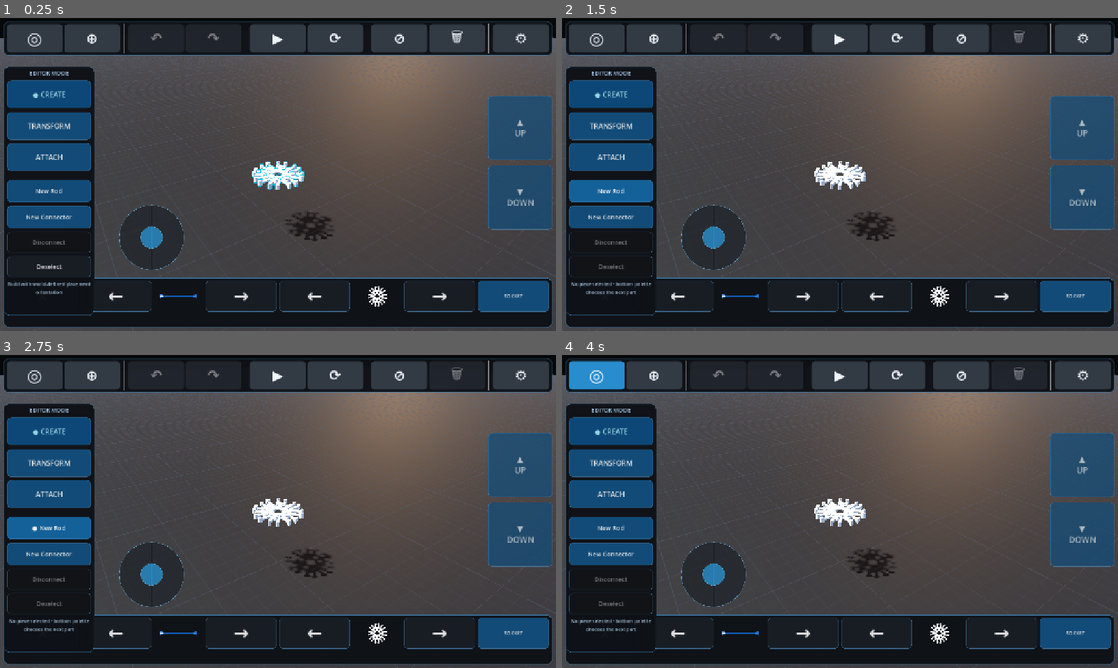
Above: before the commit, frames 1-4 (two rows, left to right).
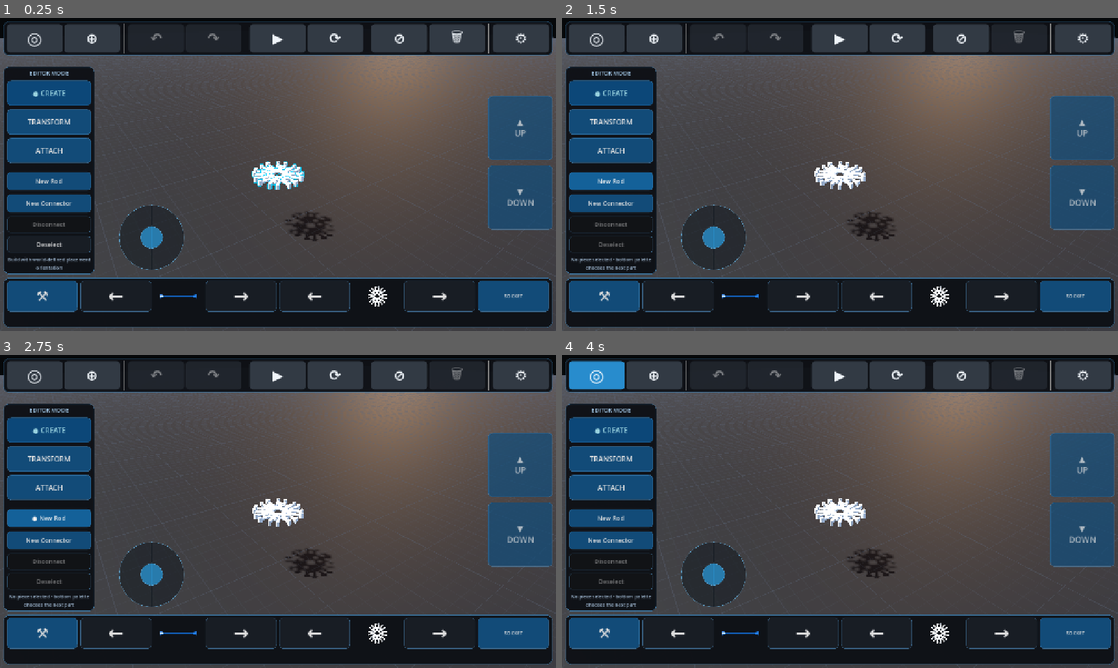
Above: after the commit, the same moments.

Repository: pixel375/connex
Game: Godot game, scene res://Main.tscn
Two runs of this game, one before a commit and one after it. Both use one fixed random seed, a clock stepped at 60 frames per second and the inputs below.
Inputs:
- Up to frame 1 (0.25 s): no input
- Up to frame 2 (1.5 s): click "New Rod" at 0.5 s; click "● New Rod" at 1.25 s
- Up to frame 3 (2.75 s): click "New Rod" at 2 s
- Up to frame 4 (4 s): click "● New Rod" at 2.75 s; click "◎" at 3.5 s

The runs differ from the first frame. In frame 1, 5.1% of the frame differs, in the area x 0-17%, y 23-96%; in frame 2, 5.5%; in frame 3, 5.5%; in frame 4, 5.1%.

Commit message:
Stage v0.5.25 compact toolbar and performance hotfix

Diff:
--- a/Main.tscn
+++ b/Main.tscn
@@ -1,11 +1,9 @@
 [gd_scene load_steps=4 format=3]
 
-; v0.5.24 extends the v0.5.23 UI/touch foundation with unified piece/point
-; Deselect state, larger touch controls, explicit cross-piece ATTACH retargeting,
-; a live rotation-progress ring, automatic deselection after Undo, save
-; confirmation, live Parts usage counts, and a build-mode performance pass that
-; removes retired preview work and localizes auto-connect.
-[ext_resource type="Script" path="res://scripts/main_v087.gd" id="1_main"]
+; v0.5.25 hotfix keeps the v0.5.24 editor/inventory features while restoring
+; normal left-toolbar button heights and replacing the regressed cache/32-pass
+; BUILD auto-connect path with bounded edit-local matching.
+[ext_resource type="Script" path="res://scripts/main_v088.gd" id="1_main"]
 [ext_resource type="Script" path="res://scripts/physics_slider_fix_v052.gd" id="2_physics_fix"]
 [ext_resource type="Script" path="res://scripts/ui_topbar_fix_v082.gd" id="3_topbar_fix"]
 
--- /dev/null
+++ b/scripts/main_v088.gd
@@ -0,0 +1,266 @@
+extends "res://scripts/main_v087.gd"
+
+const VERSION_088 := "0.5.25"
+const LEFT_MODE_HEIGHT_088 := 58.0
+const LEFT_FREE_HEIGHT_088 := 43.0
+const LEFT_UTILITY_HEIGHT_088 := 38.0
+const LEFT_PANEL_BOTTOM_088 := 548.0
+
+
+func _ready() -> void:
+	super._ready()
+	_resize_left_toolbar_v083()
+	_sync_deselect_button_v083()
+	if update_status_v021 != null:
+		_set_update_status_v021("Current version: v%s" % VERSION_088)
+	_status("v0.5.25 ready — normal left controls and bounded edit-local auto-connect are active.")
+
+
+func _status(text: String) -> void:
+	if status_label != null:
+		status_label.text = "Connex Lab v%s  •  %s" % [VERSION_088, text]
+
+
+# -----------------------------------------------------------------------------
+# Left toolbar: keep the v0.5.24 full-width New Rod / New Connector layout, but
+# return every left-side button to the compact pre-v0.5.24 heights.
+# -----------------------------------------------------------------------------
+
+func _stack_free_create_buttons_v083() -> void:
+	super._stack_free_create_buttons_v083()
+	if new_free_rod_button_v070 != null:
+		new_free_rod_button_v070.custom_minimum_size.y = LEFT_FREE_HEIGHT_088
+	if new_free_connector_button_v070 != null:
+		new_free_connector_button_v070.custom_minimum_size.y = LEFT_FREE_HEIGHT_088
+
+
+func _resize_left_toolbar_v083() -> void:
+	for button_value in [create_button_v032, rotate_button_v032, move_mode_button_v042, attach_button_v032]:
+		var button := button_value as Button
+		if button != null:
+			button.custom_minimum_size.y = LEFT_MODE_HEIGHT_088
+	if new_free_rod_button_v070 != null:
+		new_free_rod_button_v070.custom_minimum_size.y = LEFT_FREE_HEIGHT_088
+	if new_free_connector_button_v070 != null:
+		new_free_connector_button_v070.custom_minimum_size.y = LEFT_FREE_HEIGHT_088
+	if disconnect_button_v042 != null:
+		disconnect_button_v042.custom_minimum_size.y = LEFT_UTILITY_HEIGHT_088
+	if deselect_piece_button_v039 != null:
+		deselect_piece_button_v039.custom_minimum_size.y = LEFT_UTILITY_HEIGHT_088
+	if mode_panel_v032 != null:
+		mode_panel_v032.offset_right = 198.0
+		mode_panel_v032.offset_bottom = LEFT_PANEL_BOTTOM_088
+
+
+# -----------------------------------------------------------------------------
+# Performance hotfix.
+#
+# v0.5.24 tried to discover edited pieces by rebuilding a Dictionary state for
+# every body before each commit, then allowed a 32-pass local matcher which could
+# rebuild the connection graph repeatedly. On Android that bookkeeping can cost
+# more than the old whole-build path even on small constructions.
+#
+# v0.5.25 makes the edit target explicit: normal CREATE/ATTACH/palette commits
+# consider only the currently edited piece. TRANSFORM considers only members of
+# the selected fixed component whose transforms actually changed. Full matching
+# remains the safety path for removals and before SIMULATE.
+# -----------------------------------------------------------------------------
+
+# Keep only the transform snapshot required to detect moved members during a
+# TRANSFORM edit. Avoid allocating nested state dictionaries for every piece.
+func _snapshot_autofuse_bodies_v086() -> void:
+	autofuse_body_cache_v086.clear()
+	for body_value in bodies:
+		var body := body_value as RigidBody3D
+		if is_instance_valid(body):
+			autofuse_body_cache_v086[body.get_instance_id()] = body.global_transform
+
+
+func _autofuse_body_changed_v086(body: RigidBody3D) -> bool:
+	if not is_instance_valid(body):
+		return false
+	var key: int = body.get_instance_id()
+	if not autofuse_body_cache_v086.has(key):
+		return true
+	var old_transform: Transform3D = autofuse_body_cache_v086.get(key, body.global_transform) as Transform3D
+	return not old_transform.is_equal_approx(body.global_transform)
+
+
+func _autofuse_removed_since_snapshot_v088() -> bool:
+	if autofuse_body_cache_v086.is_empty():
+		return false
+	var current_ids: Dictionary = {}
+	for body_value in bodies:
+		var body := body_value as RigidBody3D
+		if is_instance_valid(body):
+			current_ids[body.get_instance_id()] = true
+	for cached_id in autofuse_body_cache_v086.keys():
+		if not current_ids.has(cached_id):
+			return true
+	return false
+
+
+func _append_autofuse_candidate_v088(result: Array, seen: Dictionary, body: RigidBody3D) -> void:
+	if not is_instance_valid(body):
+		return
+	var kind: String = str(body.get_meta("kind", ""))
+	if kind != "rod" and kind != "connector":
+		return
+	var key: int = body.get_instance_id()
+	if seen.has(key):
+		return
+	seen[key] = true
+	result.append(body)
+
+
+func _autofuse_candidates_v088() -> Array:
+	var result: Array = []
+	var seen: Dictionary = {}
+	if not is_instance_valid(selected_piece):
+		return result
+
+	# The actively edited/created part is always the primary candidate. This also
+	# preserves the important far-end auto-connect behavior for newly created rods.
+	_append_autofuse_candidate_v088(result, seen, selected_piece)
+
+	# Unified TRANSFORM can move a rigid fixed component. Only in that mode do we
+	# inspect the component, and only bodies whose transforms changed are added.
+	if editor_mode_v032 == EDITOR_ROTATE_032:
+		for body_value in _fixed_component_v020(selected_piece):
+			var body := body_value as RigidBody3D
+			if body == selected_piece or not is_instance_valid(body):
+				continue
+			if _autofuse_body_changed_v086(body):
+				_append_autofuse_candidate_v088(result, seen, body)
+	return result
+
+
+func _rebuild_graph_after_match_v088() -> void:
+	_rebuild_connection_graph_v020()
+
+
+func _auto_connect_targeted_v088(changed: Array) -> int:
+	if changed.is_empty():
+		return 0
+	_rebuild_connection_graph_v020()
+	var total: int = 0
+	var endpoint_matches: int = 0
+
+	# SOCKET first: exactly the same priority as the inherited matcher.
+	for body_value in changed:
+		var body := body_value as RigidBody3D
+		if not is_instance_valid(body) or str(body.get_meta("kind", "")) != "rod":
+			continue
+		if _auto_connect_end_v020(body, -1):
+			endpoint_matches += 1
+		if _auto_connect_end_v020(body, 1):
+			endpoint_matches += 1
+	if endpoint_matches > 0:
+		total += endpoint_matches
+		_rebuild_graph_after_match_v088()
+
+	# A moved/created connector can meet an unchanged free rod end. Match only as
+	# many times as the connector actually has sockets; no empty 32-pass loop.
+	for body_value in changed:
+		var connector := body_value as RigidBody3D
+		if not is_instance_valid(connector) or str(connector.get_meta("kind", "")) != "connector":
+			continue
+		var def_index: int = int(connector.get_meta("connector_type", -1))
+		var slot_limit: int = 1
+		if def_index >= 0 and def_index < connector_defs.size():
+			slot_limit = maxi(1, (connector_defs[def_index].get("slots", []) as Array).size())
+		for _match_index in range(slot_limit):
+			if not _auto_connect_one_connector_end_v086(connector):
+				break
+			total += 1
+			_rebuild_graph_after_match_v088()
+
+	# CROSS comes only after free end/socket matches. Again, the loop is bounded
+	# by real candidate capacity rather than a fixed number of whole scans.
+	for body_value in changed:
+		var connector := body_value as RigidBody3D
+		if not is_instance_valid(connector) or str(connector.get_meta("kind", "")) != "connector":
+			continue
+		var def_index: int = int(connector.get_meta("connector_type", -1))
+		var slot_limit: int = 1
+		if def_index >= 0 and def_index < connector_defs.size():
+			slot_limit = maxi(1, (connector_defs[def_index].get("slots", []) as Array).size())
+		for _match_index in range(slot_limit):
+			if not _auto_connect_one_connector_cross_v086(connector):
+				break
+			total += 1
+			_rebuild_graph_after_match_v088()
+
+	for body_value in changed:
+		var rod := body_value as RigidBody3D
+		if not is_instance_valid(rod) or str(rod.get_meta("kind", "")) != "rod":
+			continue
+		# A rod can legitimately cross several connectors along its length. Each
+		# successful match removes one candidate; stop immediately when none remain.
+		for _match_index in range(maxi(1, bodies.size())):
+			if not _auto_connect_one_rod_cross_v086(rod):
+				break
+			total += 1
+			_rebuild_graph_after_match_v088()
+
+	return total
+
+
+func _run_full_autofuse_v088() -> int:
+	autofuse_force_full_v086 = true
+	var total: int = super._auto_connect_all_v020()
+	autofuse_force_full_v086 = false
+	return total
+
+
+func _auto_connect_all_v020() -> int:
+	if suppress_autofuse_v087 or restoring_v020 or restoring_state:
+		return 0
+
+	# v0.5.24 already sets this before SIMULATE. Keep that exact correctness gate.
+	if autofuse_force_full_v086:
+		return super._auto_connect_all_v020()
+
+	# Deletion/removal may free a socket on a body that was otherwise unchanged,
+	# so removals still receive the inherited whole-build safety pass.
+	if _autofuse_removed_since_snapshot_v088():
+		return _run_full_autofuse_v088()
+
+	var candidates: Array = _autofuse_candidates_v088()
+	if candidates.is_empty():
+		return 0
+	var total: int = _auto_connect_targeted_v088(candidates)
+	# Calls outside the normal history commit do not get the post-commit snapshot.
+	if not committing_v020:
+		_snapshot_autofuse_bodies_v086()
+	return total
+
+
+# The Parts inventory still derives from authoritative live bodies, but when the
+# panel is already open an edit only needs to update labels/counts. Do not destroy
+# and recreate every card after each commit.
+func _refresh_parts_usage_if_open_v086() -> void:
+	if parts_panel_v050 == null or not parts_panel_v050.visible:
+		return
+	var usage: Dictionary = _parts_usage_counts_v086()
+	var counts: Array = (usage.get("rods", []) as Array) if parts_tab_v050 == 0 else (usage.get("connectors", []) as Array)
+	var defs: Array = rod_defs if parts_tab_v050 == 0 else connector_defs
+	if part_card_buttons_v050.size() != defs.size():
+		_refresh_parts_browser_v050()
+		return
+	if parts_title_v050 != null:
+		parts_title_v050.text = "PARTS BROWSER • %d IN BUILD" % int(usage.get("total", 0))
+	for i in range(defs.size()):
+		var button := part_card_buttons_v050[i] as Button
+		if button == null:
+			continue
+		var definition: Dictionary = defs[i] as Dictionary
+		var name_value: String = str(definition.get("name", "Part"))
+		var detail: String = ""
+		if parts_tab_v050 == 0:
+			detail = "%.1f mm" % float(definition.get("actual_mm", 0.0))
+		else:
+			var special: String = str(definition.get("special", ""))
+			detail = "Axle stop" if special == "o_ring" else "%d connection points" % (definition.get("slots", []) as Array).size()
+		var used: int = int(counts[i]) if i < counts.size() else 0
+		button.text = "%s\n%s\nUsed: %d" % [name_value, detail, used]
--- /dev/null
+++ b/tests/perf_hotfix_smoke_v088.gd
@@ -0,0 +1,99 @@
+extends SceneTree
+
+var main: Node
+var failed: bool = false
+
+
+func _fail(message: String) -> void:
+	failed = true
+	push_error("PERF_HOTFIX_088_SMOKE_FAIL: %s" % message)
+
+
+func _initialize() -> void:
+	call_deferred("_run")
+
+
+func _run() -> void:
+	var packed := load("res://Main.tscn") as PackedScene
+	if packed == null:
+		_fail("Main.tscn did not load")
+		quit(1)
+		return
+	main = packed.instantiate()
+	root.add_child(main)
+	for _i in range(4):
+		await process_frame
+
+	if main.get_script() == null or not str(main.get_script().resource_path).ends_with("main_v088.gd"):
+		_fail("v0.5.25 runtime is not active")
+
+	# Left controls should be back to the compact pre-v0.5.24 heights.
+	for button_value in [main.create_button_v032, main.rotate_button_v032, main.move_mode_button_v042, main.attach_button_v032]:
+		var button := button_value as Button
+		if button == null or button.custom_minimum_size.y > 58.5:
+			_fail("a primary left toolbar button is still oversized")
+			break
+	for button_value in [main.disconnect_button_v042, main.deselect_piece_button_v039]:
+		var button := button_value as Button
+		if button == null or button.custom_minimum_size.y > 38.5:
+			_fail("a left utility button is still oversized")
+			break
+	for button_value in [main.new_free_rod_button_v070, main.new_free_connector_button_v070]:
+		var button := button_value as Button
+		if button == null or button.custom_minimum_size.y > 43.5:
+			_fail("New Rod/New Connector height was not restored")
+			break
+
+	# The v0.5.24 nested state dictionaries were the expensive per-commit cache.
+	# v0.5.25 stores only one Transform3D per live body.
+	main.call("_snapshot_autofuse_bodies_v086")
+	var cache: Dictionary = main.autofuse_body_cache_v086
+	for state_value in cache.values():
+		if typeof(state_value) != TYPE_TRANSFORM3D:
+			_fail("autofuse cache still stores heavyweight per-body state dictionaries")
+			break
+
+	# Exercise the same connected placement path used by normal BUILD taps. Place
+	# several rods from one connector and record commit latency. The threshold is
+	# intentionally generous for shared CI, but catches multi-second regressions.
+	main.call("_set_editor_mode_v032", 0, false)
+	var connector_index := 6
+	if connector_index >= main.connector_defs.size():
+		connector_index = maxi(0, main.connector_defs.size() - 1)
+	var connector := main.call("_make_connector", connector_index, Transform3D(Basis.IDENTITY, Vector3(45.0, 10.0, 45.0))) as RigidBody3D
+	if not is_instance_valid(connector):
+		_fail("could not create performance-test connector")
+	else:
+		main.call("_set_selected", connector)
+		main.call("_commit_state")
+		await process_frame
+		var slots: Array = (main.connector_defs[connector_index] as Dictionary).get("slots", []) as Array
+		var placement_count: int = mini(5, slots.size())
+		if placement_count < 3:
+			_fail("performance-test connector has too few sockets")
+		else:
+			var total_usec: int = 0
+			var max_usec: int = 0
+			for i in range(placement_count):
+				var before_count: int = main.bodies.size()
+				var started: int = Time.get_ticks_usec()
+				main.call("_extend_socket", connector, int(slots[i]))
+				var elapsed: int = Time.get_ticks_usec() - started
+				total_usec += elapsed
+				max_usec = maxi(max_usec, elapsed)
+				await process_frame
+				if main.bodies.size() != before_count + 1:
+					_fail("connected placement did not create exactly one rod")
+					break
+			print("PERF_088_TIMING_MS placement_%d=%.2f" % [i + 1, float(elapsed) / 1000.0])
+			print("PERF_088_TIMING_MS total=%.2f max=%.2f" % [float(total_usec) / 1000.0, float(max_usec) / 1000.0])
+			if max_usec > 750000:
+				_fail("a small-build placement exceeded 750 ms in headless CI")
+			if total_usec > 2000000:
+				_fail("small connected placement sequence exceeded 2 seconds in headless CI")
+
+	if failed:
+		quit(1)
+		return
+	print("PERF_HOTFIX_088_SMOKE_OK: compact left toolbar + lightweight targeted auto-connect verified")
+	quit(0)
Not shown, changed: export_presets.cfg
Not shown, changed: .github/workflows/android.yml
Not shown, changed: RELEASE_NOTES.md
